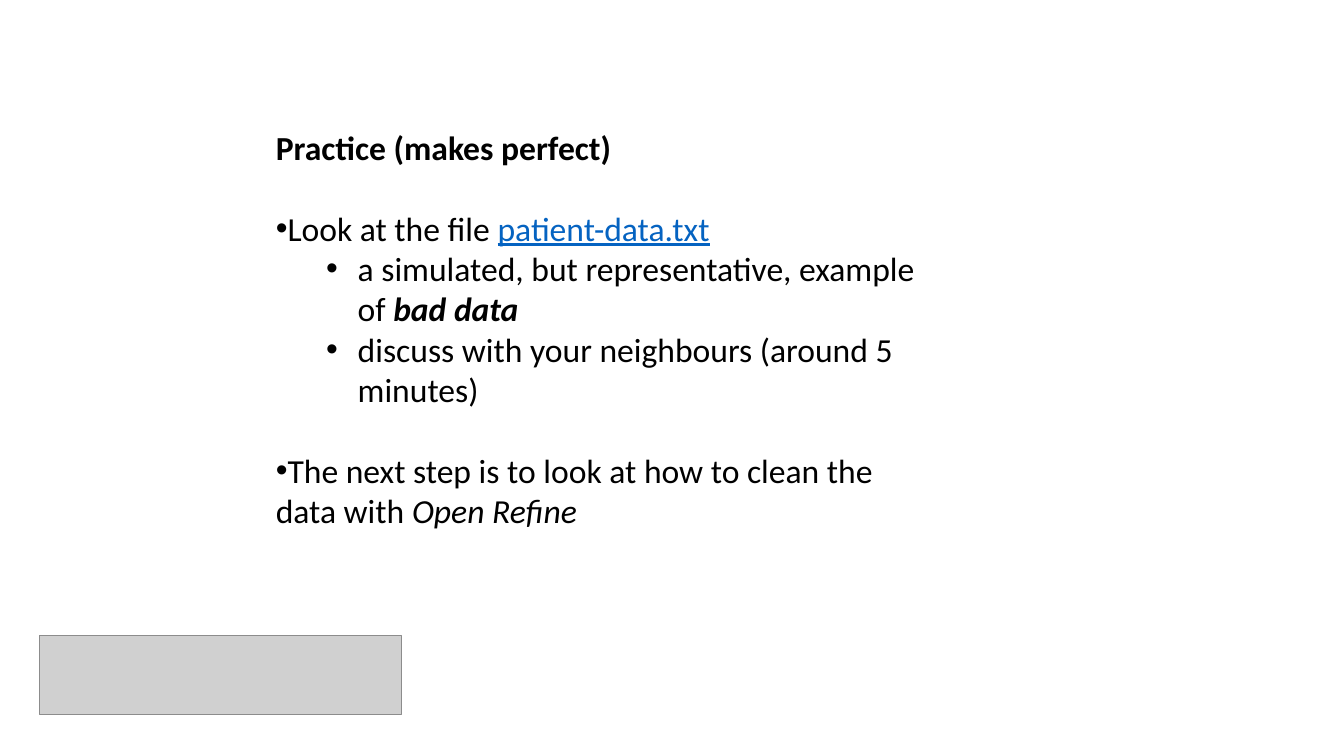
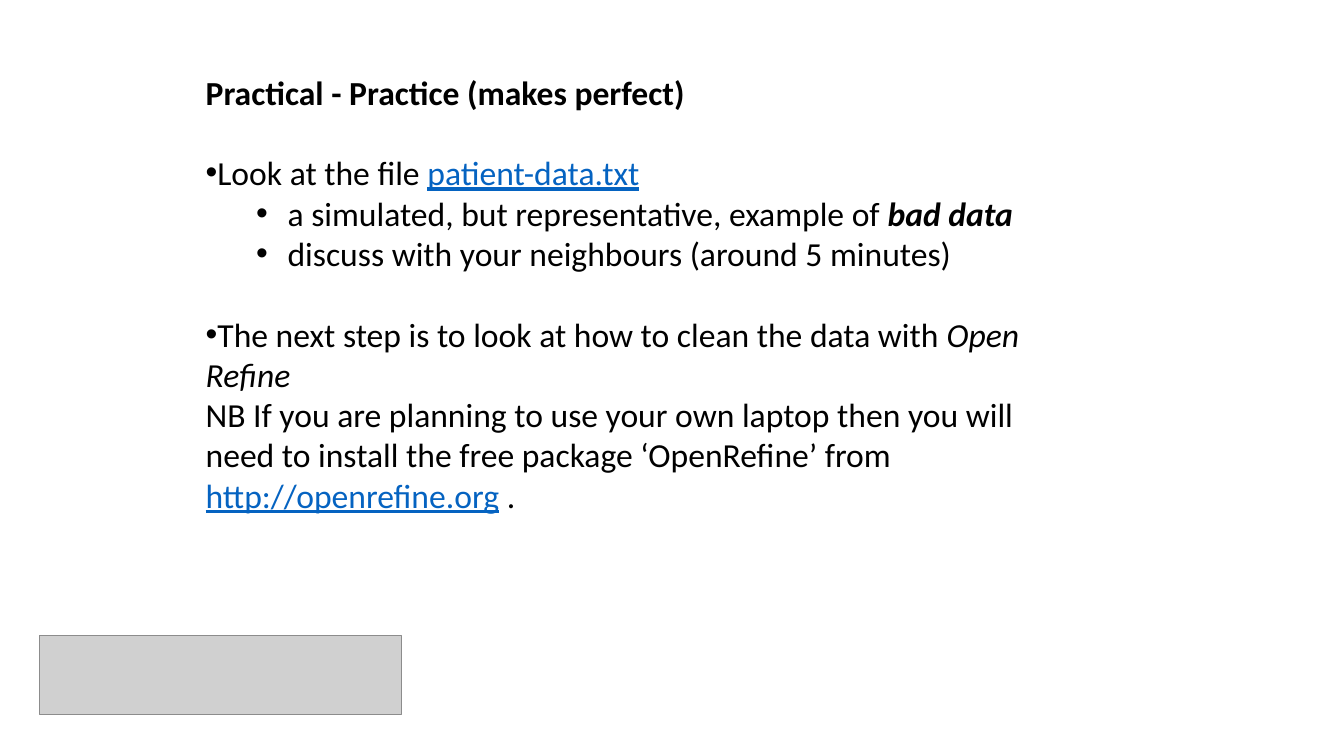
Before and after one commit to bioinformatics-core-shared-training/Managing-your-research-data, a slide deck: slide 29 of data-formatting.pptx (slide 31 before the commit). Drawn at 1344x756 pixels with LibreOffice and Linux fonts; fonts in the diff are those of the drawing; grey boxes stand for pictures. Boxes give left, top, right and bottom in pixels: in the first picture for what was removed or moved away, otherwise in the second. Text is boxed around its words. In the diff, an @@ line names an element or a change of style, - is before the commit and + after.

```diff
--- a/data-formatting.pptx
+++ b/data-formatting.pptx
@@ text "Practical - Practice (makes perfect)": place and size @@
-text "Practical - Practice (makes perfect)" at (276, 135, 914, 529)
+text "Practical - Practice (makes perfect)" at (206, 80, 1020, 514)
@@ text at (206, 80, 685, 111): text changed @@
-Practice (makes perfect)
+Practical - Practice (makes perfect)
@@ text at (206, 403, 1013, 514): paragraph added @@
+NB If you are planning to use your own laptop then you will need to install the free package ‘OpenRefine’ from http://openrefine.org .
```
Also in this commit, not shown: 6 other slides changed, 1 slide added, 2 slides removed, 3 other files.
